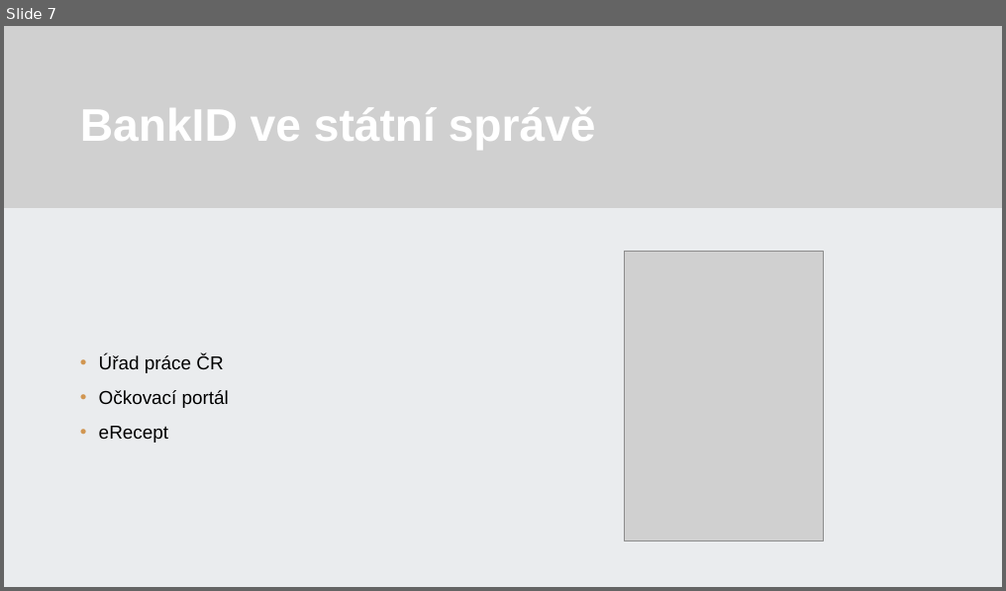
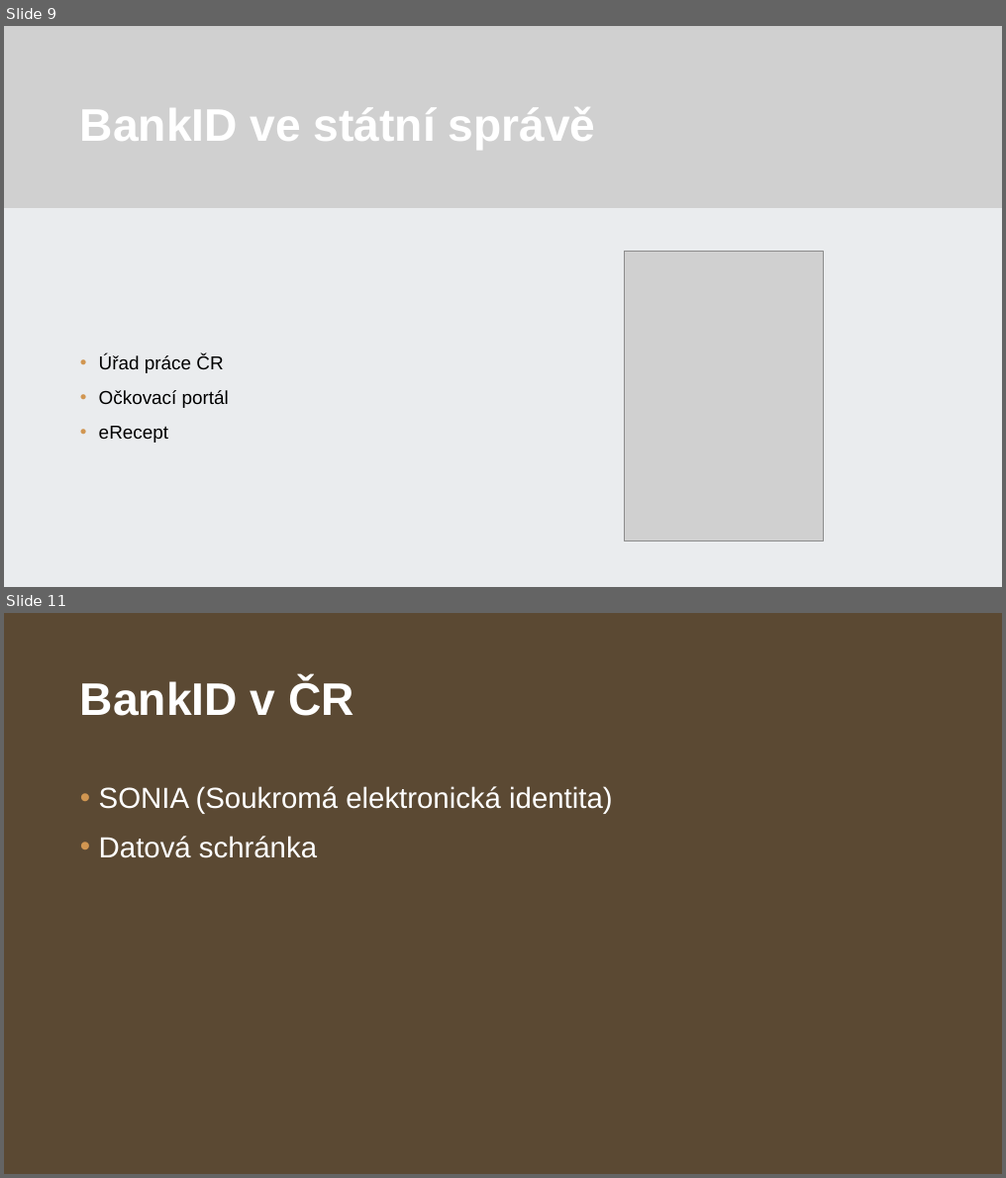
Before and after one commit to 22maixner/prezentace, a slide deck: Maixner.pptx. Shown one above the other, each under a label of ours: slide 7 before the commit, slides 9 and 11 after it; the slides between them are not shown. The pictures are 1006x591 and 1006x1178 pixels, drawn with LibreOffice and Linux fonts; fonts in the diff are those of the drawing; grey boxes stand for pictures; background and template pictures are left out. Boxes give left, top, right and bottom in pixels: in the first picture for what was removed or moved away, otherwise in the second. Text is boxed around its words. In the diff, an @@ line names an element or a change of style, - is before the commit and + after.

```diff
--- a/Maixner.pptx
+++ b/Maixner.pptx
@@ slide 11 added at box(4, 613, 1002, 1174), background #FFFFFF @@
@@ rectangle added at box(4, 613, 1002, 1174), fill #5B4933 @@
@@ title added at box(80, 679, 354, 716), 44 pt, text #FFFFFF, bold @@
+BankID v ČR
@@ text added at box(99, 786, 612, 859), 28 pt, text #FFFFFF @@
+• SONIA (Soukromá elektronická identita)
+• Datová schránka
@@ what was slide 7 is now slide 9 @@
```
Also in this commit, not shown: 2 slides changed, 4 other slides added, 4 slides removed.
